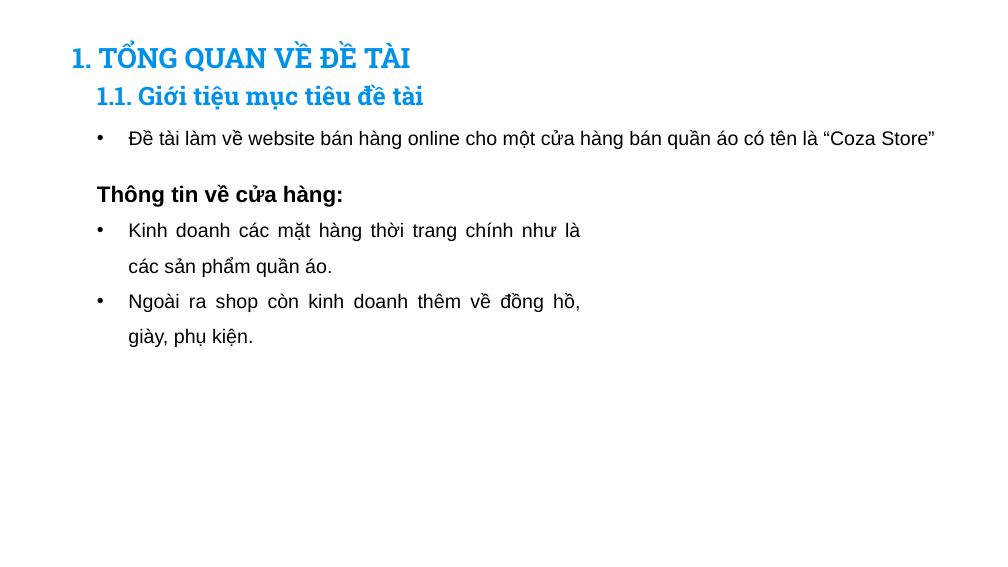
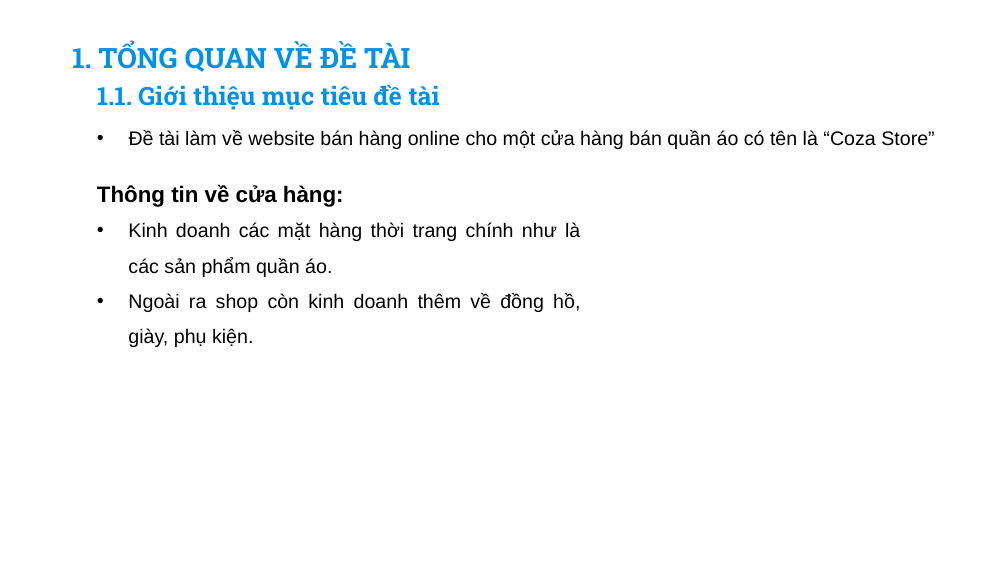
Before and after one commit to haitran2000/Ecommerce-Fashion-Website, a slide deck: slide 3 of Do An Tot Nghiep.pptx. Drawn at 1008x567 pixels with LibreOffice and Linux fonts; fonts in the diff are those of the drawing; background and template pictures are left out. Boxes give left, top, right and bottom in pixels: in the first picture for what was removed or moved away, otherwise in the second. Text is boxed around its words. In the diff, an @@ line names an element or a change of style, - is before the commit and + after.

```diff
--- a/Do An Tot Nghiep.pptx
+++ b/Do An Tot Nghiep.pptx
@@ text at (97,84,439,110): text changed @@
-1.1. Giới tiệu mục tiêu đề tài
+1.1. Giới thiệu mục tiêu đề tài
```
Also in this commit, not shown: 11 other slides changed, 2 slides removed, 19 other files.
